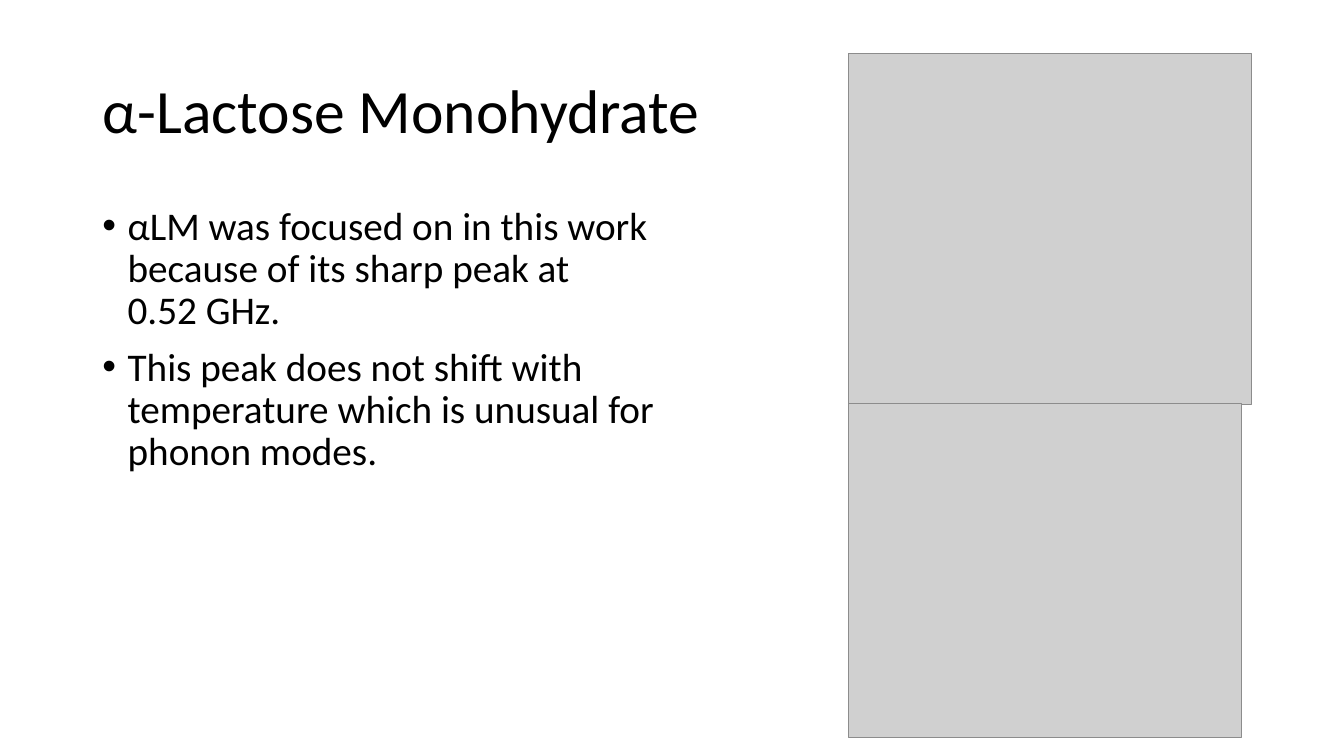
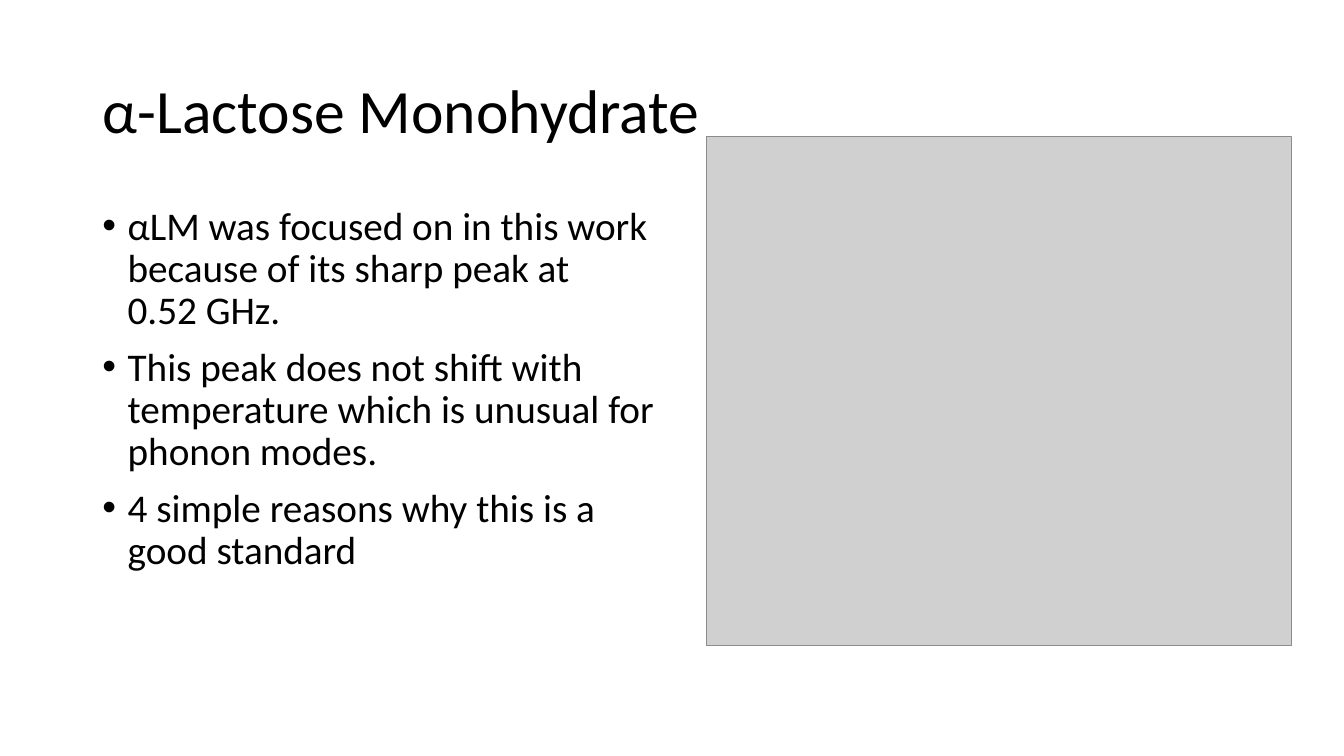
Before and after one commit to CalumTowler/Final-PhD-Files, a slide deck: slide 4 of VIVA_Presentation.pptx. Drawn at 1344x756 pixels with LibreOffice and Linux fonts; fonts in the diff are those of the drawing; grey boxes stand for pictures. Boxes give left, top, right and bottom in pixels: in the first picture for what was removed or moved away, otherwise in the second. Text is boxed around its words. In the diff, an @@ line names an element or a change of style, - is before the commit and + after.

```diff
--- a/VIVA_Presentation.pptx
+++ b/VIVA_Presentation.pptx
@@ picture resized from (x1=849, y1=53, x2=1251, y2=404) to (x1=707, y1=137, x2=1292, y2=646) @@
@@ picture removed at (x1=849, y1=403, x2=1241, y2=737) @@
@@ text at (x1=128, y1=494, x2=595, y2=571): paragraph added @@
+• 4 simple reasons why this is a good standard
```
Also in this commit, not shown: 5 other slides changed, 2 slides added.
